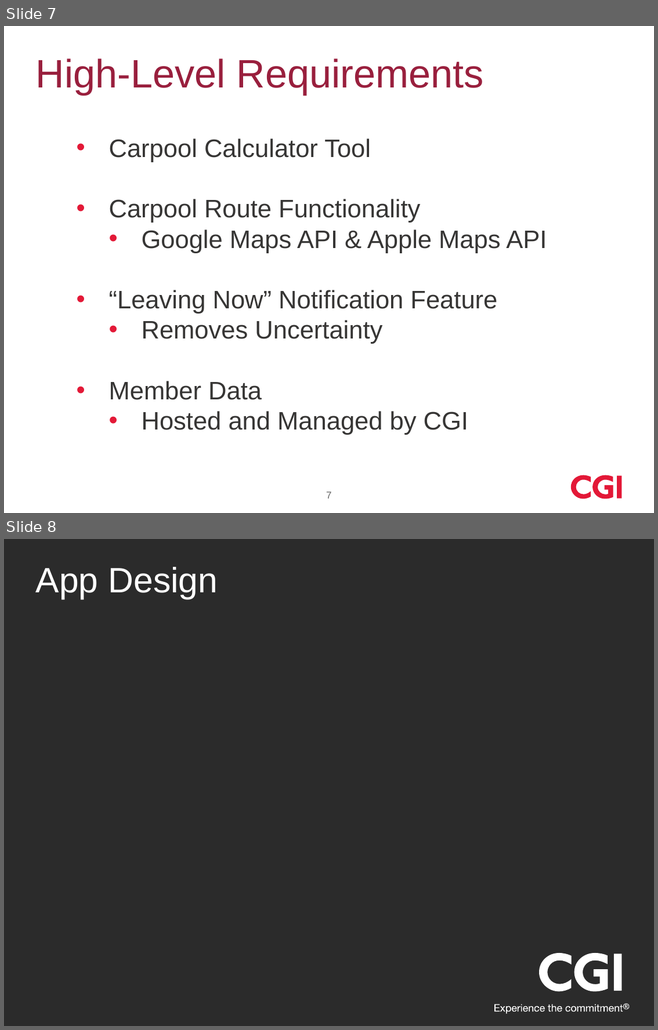
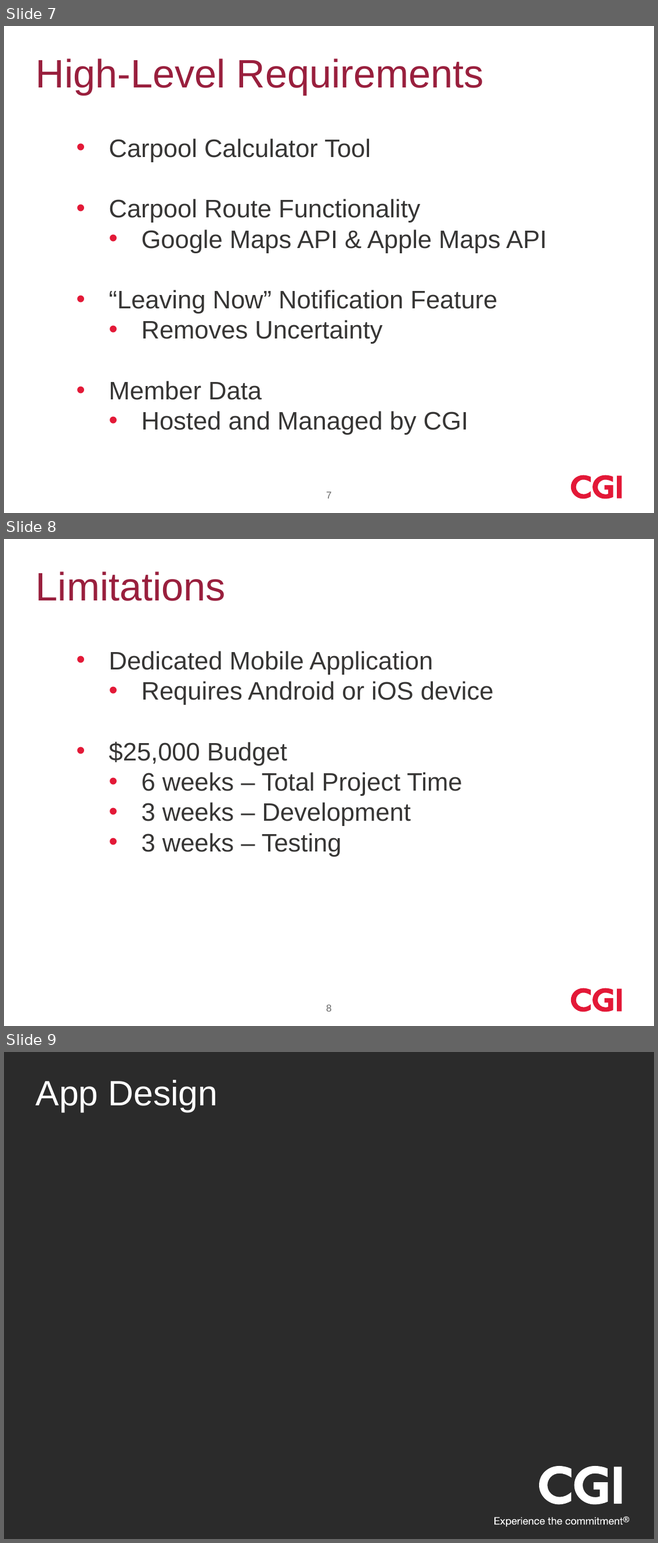
Before and after one commit to ChaseCGI/GoingGreen, a slide deck: Going Green Presentation.pptx. Shown one above the other, each under a label of ours: slides 7 and 8 before the commit, slides 7, 8 and 9 after it. The pictures are 658x1030 and 658x1543 pixels, drawn with LibreOffice and Linux fonts; fonts in the diff are those of the drawing; background and template pictures are left out; a plain dark background stands for a picture behind light text. Boxes give left, top, right and bottom in pixels: in the first picture for what was removed or moved away, otherwise in the second. Text is boxed around its words. In the diff, an @@ line names an element or a change of style, - is before the commit and + after.

```diff
--- a/Going Green Presentation.pptx
+++ b/Going Green Presentation.pptx
@@ slide 8 added at (4,539,654,1026), background #FFFFFF; not listed: 3 template elements that a slide beside it also shows @@
@@ title added at (36,571,226,601), 44 pt, text #991F3D @@
+Limitations
@@ text added at (109,651,494,857), 28 pt, text #363534 @@
+• Dedicated Mobile Application
+  • Requires Android or iOS device
+• $25,000 Budget
+  • 6 weeks – Total Project Time
+  • 3 weeks – Development
+  • 3 weeks – Testing
@@ page number added at (326,1005,332,1012), 11 pt, text #666666 @@
+8
@@ what was slide 8 is now slide 9 @@
```
Also in this commit, not shown: 1 slide changed, 4 other slides added, 1 other file.
